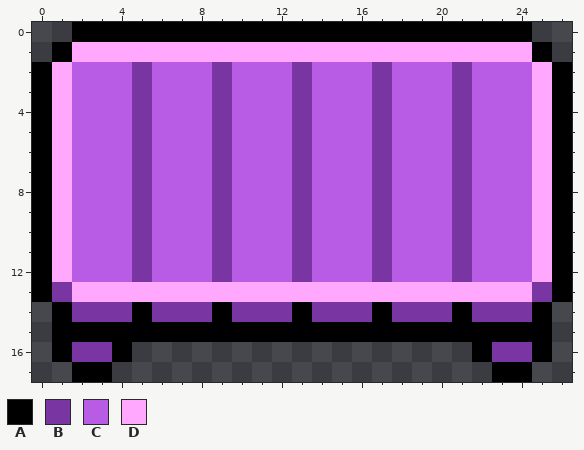
A pixel-art file gets an edit: assets/sprites/projects/desk.aseprite. Above, as it was before the edit.
27x18 pixels, 1 frame.
Palette (. is transparent): A #000000  B #7935a1  C #b85ce6  D #ffa8fe
Pixels before, first column x 0:
 0 ..AAAAAAAAAAAAAAAAAAAAAAA..
 1 .ADDDDDDDDDDDDDDDDDDDDDDDA.
 2 ADCCCBCCCBCCCBCCCBCCCBCCCDA
 3 ADCCCBCCCBCCCBCCCBCCCBCCCDA
 4 ADCCCBCCCBCCCBCCCBCCCBCCCDA
 5 ADCCCBCCCBCCCBCCCBCCCBCCCDA
 6 ADCCCBCCCBCCCBCCCBCCCBCCCDA
 7 ADCCCBCCCBCCCBCCCBCCCBCCCDA
 8 ADCCCBCCCBCCCBCCCBCCCBCCCDA
 9 ADCCCBCCCBCCCBCCCBCCCBCCCDA
10 ADCCCBCCCBCCCBCCCBCCCBCCCDA
11 ADCCCBCCCBCCCBCCCBCCCBCCCDA
12 ADCCCBCCCBCCCBCCCBCCCBCCCDA
13 ABDDDDDDDDDDDDDDDDDDDDDDDBA
14 .ABBBABBBABBBABBBABBBABBBA.
15 .AAAAAAAAAAAAAAAAAAAAAAAAA.
16 .ABBA.................ABBA.
17 ..AA...................AA..
New version:
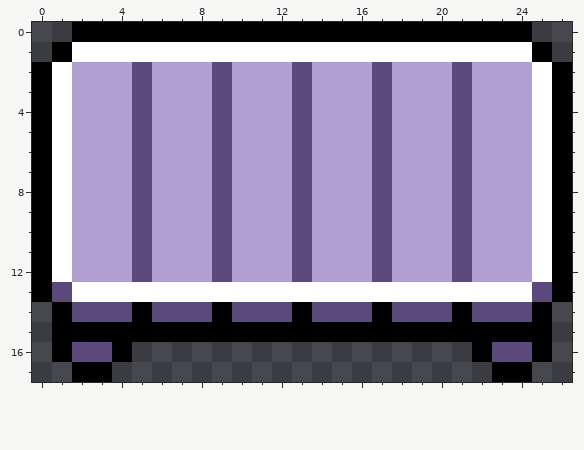
The edit:
layer "Layer 2" colour added
colour B: #7935a1 -> #5b497c
colour C: #b85ce6 -> #b2a0d3
colour D: #ffa8fe -> #ffffff
Pixel boxes of the changes (left, top, right, bottom) in both pictures:
changed: (52, 42, 552, 362)
